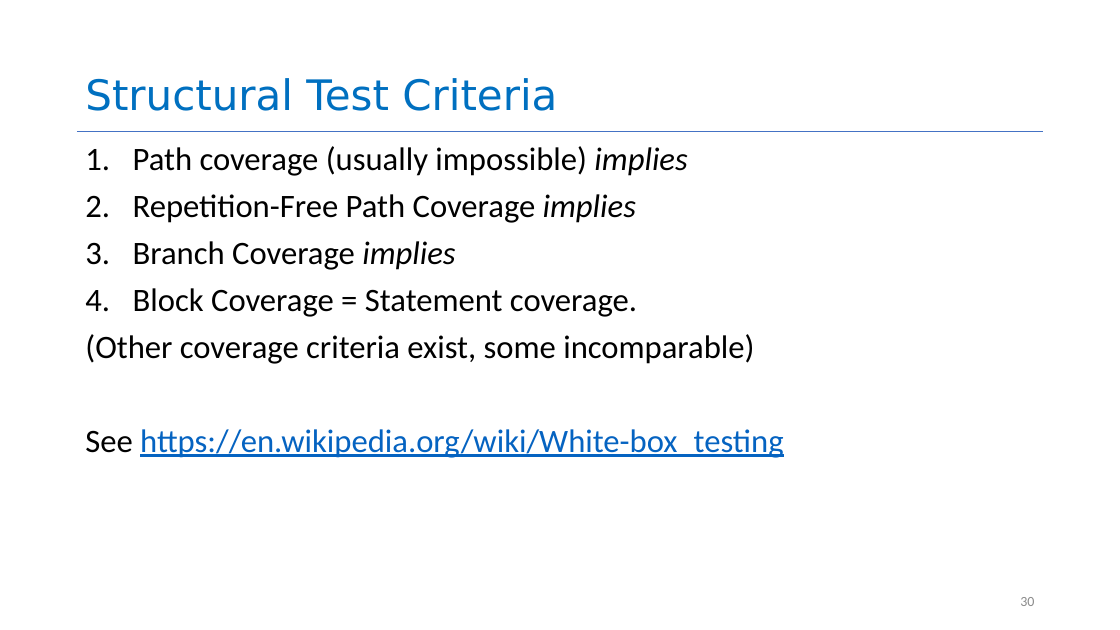
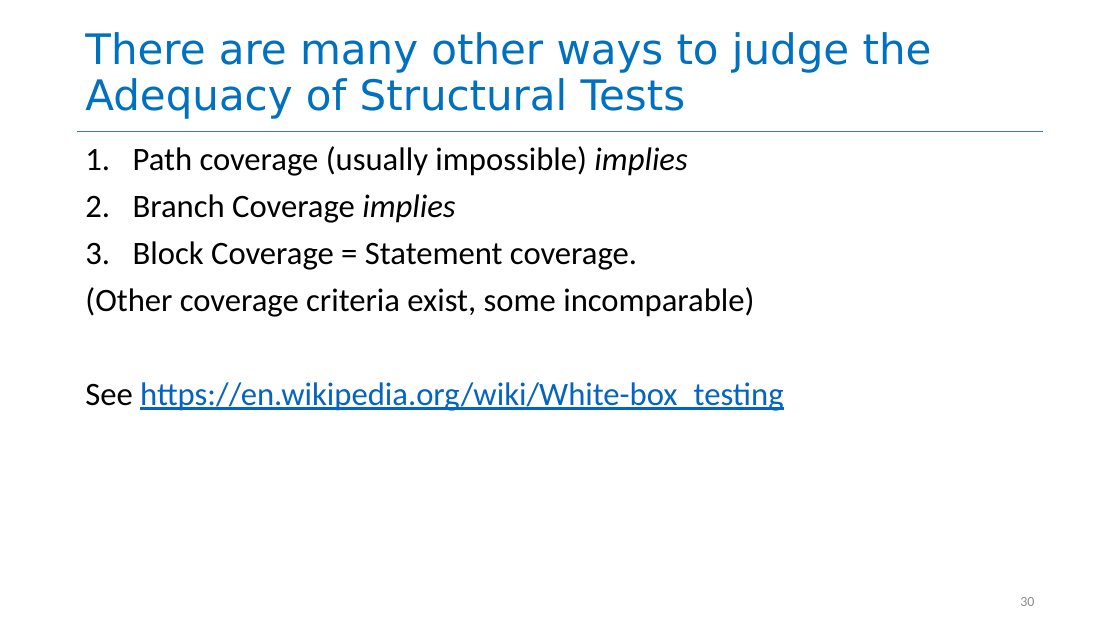
Before and after one commit to neu-se/CS4530-Spring-2022, a slide deck: slide 30 of Slides/Lesson 5.2 Evaluating Tests.pptx. Drawn at 1120x630 pixels with LibreOffice and Linux fonts; fonts in the diff are those of the drawing. Boxes give left, top, right and bottom in pixels: in the first picture for what was removed or moved away, otherwise in the second. Text is boxed around its words. In the diff, an @@ line names an element or a change of style, - is before the commit and + after.

```diff
--- a/Slides/Lesson 5.2 Evaluating Tests.pptx
+++ b/Slides/Lesson 5.2 Evaluating Tests.pptx
@@ title at bbox=[85, 32, 932, 119]: text changed @@
-Structural Test Criteria
+There are many other ways to judge the Adequacy of Structural Tests
@@ text at bbox=[133, 194, 636, 223]: paragraph removed @@
-2. Repetition-Free Path Coverage implies
```
Also in this commit, not shown: 3 other slides changed, 1 other file.
